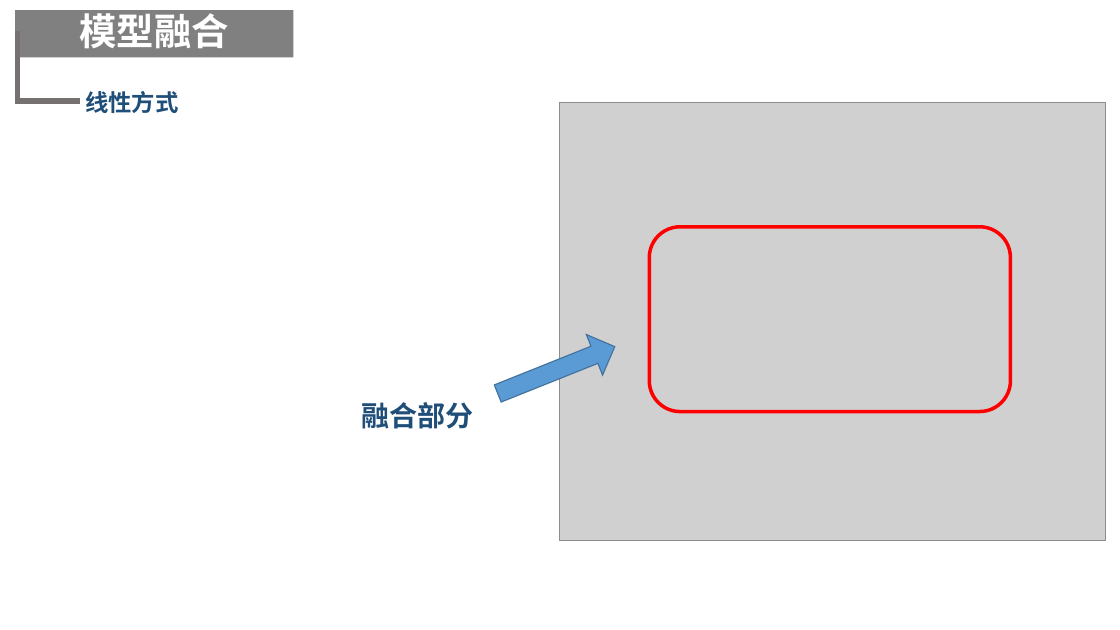
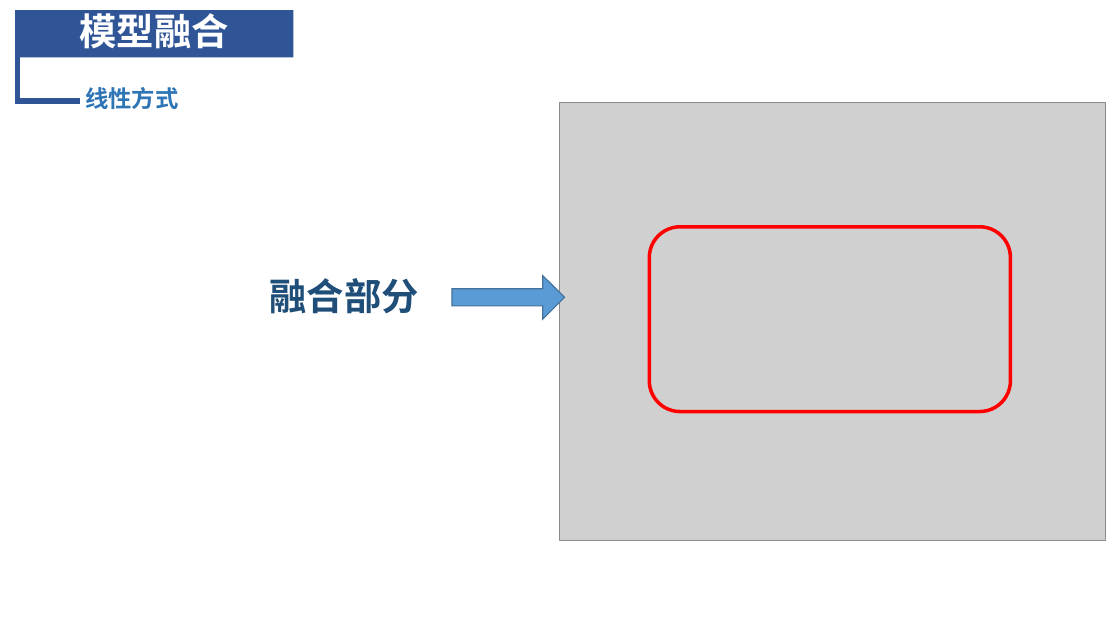
Before and after one commit to lvniqi/tianchi_power, a slide deck: slide 25 of presentation.pptx. Drawn at 1120x630 pixels with LibreOffice and Linux fonts; fonts in the diff are those of the drawing; grey boxes stand for pictures; background and template pictures are left out. Boxes give left, top, right and bottom in pixels: in the first picture for what was removed or moved away, otherwise in the second. Text is boxed around its words. In the diff, an @@ line names an element or a change of style, - is before the commit and + after.

```diff
--- a/presentation.pptx
+++ b/presentation.pptx
@@ rectangle "模型融合" at [15,10,293,57]: fill #808080 to #2F5597 @@
@@ elbow line (18, 31) - (80, 101): stroke #767171 4.5 pt to #2F5597 4.5 pt @@
@@ text "线性方式" at [85,87,178,109]: text colour #1F4E79 to #2E75B6; line spacing 0.9 to 1; vertical alignment middle to top @@
@@ text "融合部分": place and size @@
-text "融合部分" at [361,402,473,429]
+text "融合部分" at [270,278,419,314]
@@ text "融合部分" at [270,278,419,314]: size 24 to 32 pt @@
@@ right arrow at [452,276,565,319]: proportions changed; rotation 338 to 0 degrees @@
```
Also in this commit, not shown: 27 other slides changed.
